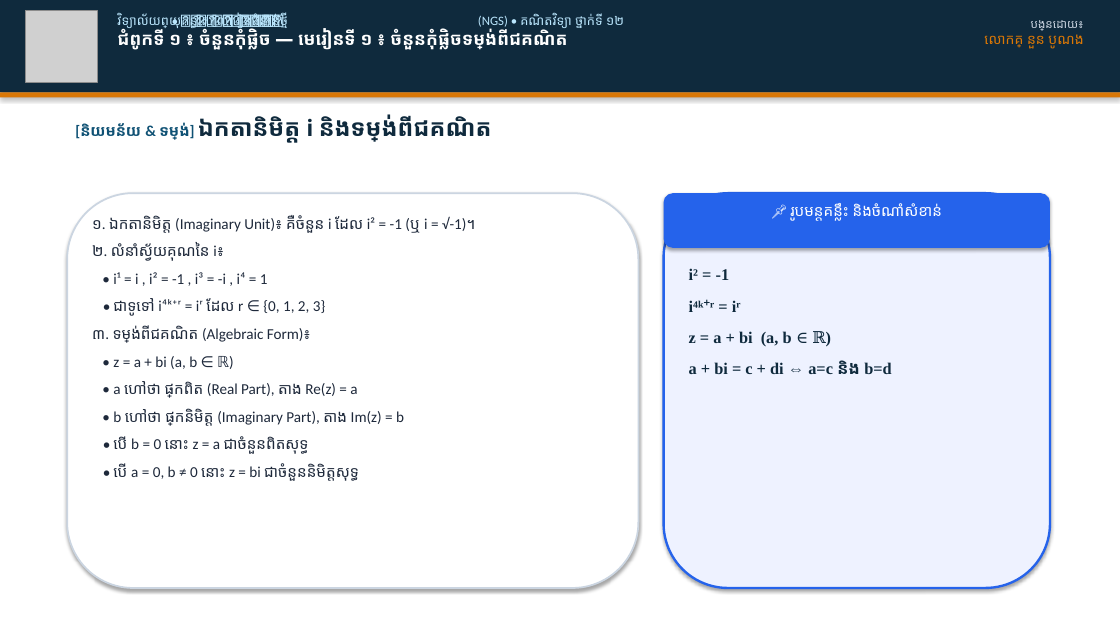
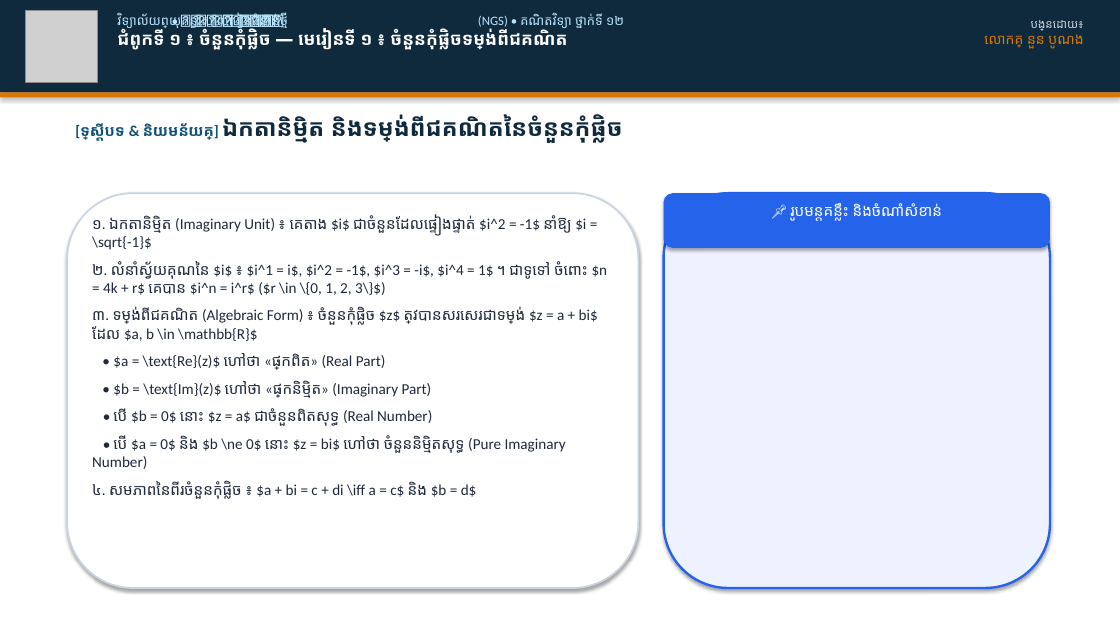
Before and after one commit to nuonbonorng8888-beep/teacher-dashboard, a slide deck: slide 5 of slides/ជំពូកទី១_មេរៀនទី១_ចំនួនកុំផ្លិចទម្រង់ពីជគណិត.pptx (slide 4 before the commit). Drawn at 1120x630 pixels with LibreOffice and Linux fonts; fonts in the diff are those of the drawing; grey boxes stand for pictures. Boxes give left, top, right and bottom in pixels: in the first picture for what was removed or moved away, otherwise in the second. Text is boxed around its words. In the diff, an @@ line names an element or a change of style, - is before the commit and + after.

```diff
--- a/slides/ជំពូកទី១_មេរៀនទី១_ចំនួនកុំផ្លិចទម្រង់ពីជគណិត.pptx
+++ b/slides/ជំពូកទី១_មេរៀនទី១_ចំនួនកុំផ្លិចទម្រង់ពីជគណិត.pptx
@@ text at box(80, 115, 623, 143): text changed @@
-[និយមន័យ & ទម្រង់] ឯកតានិមិត្ត i និងទម្រង់ពីជគណិត
+[ទ្រឹស្តីបទ & និយមន័យគ្រឹះ] ឯកតានិម្មិត និងទម្រង់ពីជគណិតនៃចំនួនកុំផ្លិច
@@ text at box(92, 215, 608, 499): text changed @@
-១. ឯកតានិមិត្ត (Imaginary Unit)៖ គឺចំនួន i ដែល i² = -1 (ឬ i = √-1)។
-២. លំនាំស្វ័យគុណនៃ i៖
-• i¹ = i , i² = -1 , i³ = -i , i⁴ = 1
-• ជាទូទៅ i⁴ᵏ⁺ʳ = iʳ ដែល r ∈ {0, 1, 2, 3}
-៣. ទម្រង់ពីជគណិត (Algebraic Form)៖
-• z = a + bi (a, b ∈ ℝ)
-• a ហៅថា ផ្នែកពិត (Real Part), តាង Re(z) = a
-• b ហៅថា ផ្នែកនិមិត្ត (Imaginary Part), តាង Im(z) = b
-• បើ b = 0 នោះ z = a ជាចំនួនពិតសុទ្ធ
-• បើ a = 0, b ≠ 0 នោះ z = bi ជាចំនួននិមិត្តសុទ្ធ
+១. ឯកតានិម្មិត (Imaginary Unit) ៖ គេតាង $i$ ជាចំនួនដែលផ្ទៀងផ្ទាត់ $i^2 = -1$ នាំឱ្យ $i = \sqrt{-1}$
+២. លំនាំស្វ័យគុណនៃ $i$ ៖ $i^1 = i$, $i^2 = -1$, $i^3 = -i$, $i^4 = 1$ ។ ជាទូទៅ ចំពោះ $n = 4k + r$ គេបាន $i^n = i^r$ ($r \in \{0, 1, 2, 3\}$)
+៣. ទម្រង់ពីជគណិត (Algebraic Form) ៖ ចំនួនកុំផ្លិច $z$ ត្រូវបានសរសេរជាទម្រង់ $z = a + bi$ ដែល $a, b \in \mathbb{R}$
+• $a = \text{Re}(z)$ ហៅថា «ផ្នែកពិត» (Real Part)
+• $b = \text{Im}(z)$ ហៅថា «ផ្នែកនិម្មិត» (Imaginary Part)
+• បើ $b = 0$ នោះ $z = a$ ជាចំនួនពិតសុទ្ធ (Real Number)
+• បើ $a = 0$ និង $b \ne 0$ នោះ $z = bi$ ហៅថា ចំនួននិម្មិតសុទ្ធ (Pure Imaginary Number)
+៤. សមភាពនៃពីរចំនួនកុំផ្លិច ៖ $a + bi = c + di \iff a = c$ និង $b = d$
@@ text removed at box(689, 268, 891, 374) @@
-i² = -1
-i⁴ᵏ⁺ʳ = iʳ
-z = a + bi (a, b ∈ ℝ)
-a + bi = c + di ⇔ a=c និង b=d
```
Also in this commit, not shown: 12 other slides changed, 1 slide added, 12 other files.
